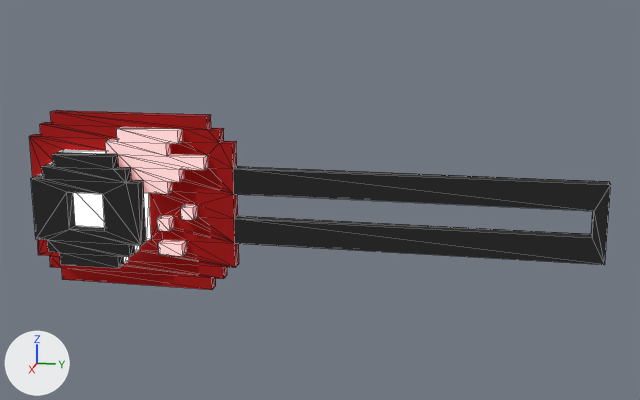
Two versions of the glTF model public/buildings/smallSign/raceworldWorkshopSign.glb, one commit apart.
One viewpoint serves both versions: a 50 mm camera at (9.27, -0.82, 11.8) aimed at (2.71, -2.13, 10.16). Lighting does not change. The marker at lower left points along +X, +Y and +Z. Mesh edges are drawn as thin lines. Where no turn or scale is listed for an object, it has been applied to the vertices. Vertices at the same position are counted once.

Names of what the first picture shows: 'ObjObject'.
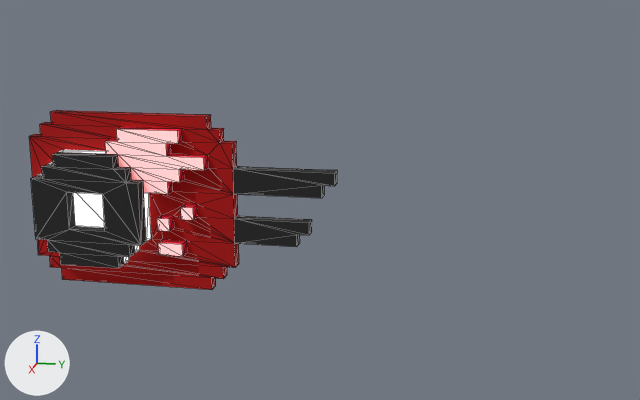
The newer file is also turned or shifted as a whole; pictures and numbers use the older file's frame.

Changed parts and their boxes (x1, y1, x2, y2) in the pictures (640 x 400 px; the box of a moved part takes in the faces that stretch with it):
'ObjObject', reshaped (47% narrower)
    before: (29, 110, 611, 290)
    after: (29, 110, 337, 290)
part 1 of me_objobject, moved or reshaped
    before: (233, 166, 611, 265)
    after: (233, 166, 337, 247)
part 2 of me_objobject, recoloured (pink to red)
    both: (107, 127, 208, 256)

What changed in the scene script:
```text
Change me_objobject:
    used by ob_objobject; location = (0.0, 0.0, 0.0)
    remove me_objobject.from_pydata(...)  # 290 vertices, 580 faces; spans x 2.5..3.0, y -4.5..0.0, z 9.4..10.8
    add me_objobject.from_pydata(...)  # 298 vertices, 592 faces; spans x 2.5..3.0, y -4.5..-2.0, z 9.4..10.8
    me_objobject part 1
    8 vertices are removed from x 2.7..2.8, y -0.1..0.0, z 9.8..10.4
    24 faces are deleted
    8 vertices are added at x 2.7, y -2.3..-2.0, z 9.8..10.4
    8 new vertices lie (0.1, 0.0, 0.0) away from vertices in x 2.7, y -2.3..-2.0, z 9.8..10.4
    36 new faces join them, mat_palette (picture img_raceworld_workshop_sign)
    me_objobject part 2: 104 faces spanning x 2.6..2.9, y -4.4..-3.0, z 9.7..10.7 switch from mat_merah (white #ffffff) to mat_palette (picture img_raceworld_workshop_sign)
```
